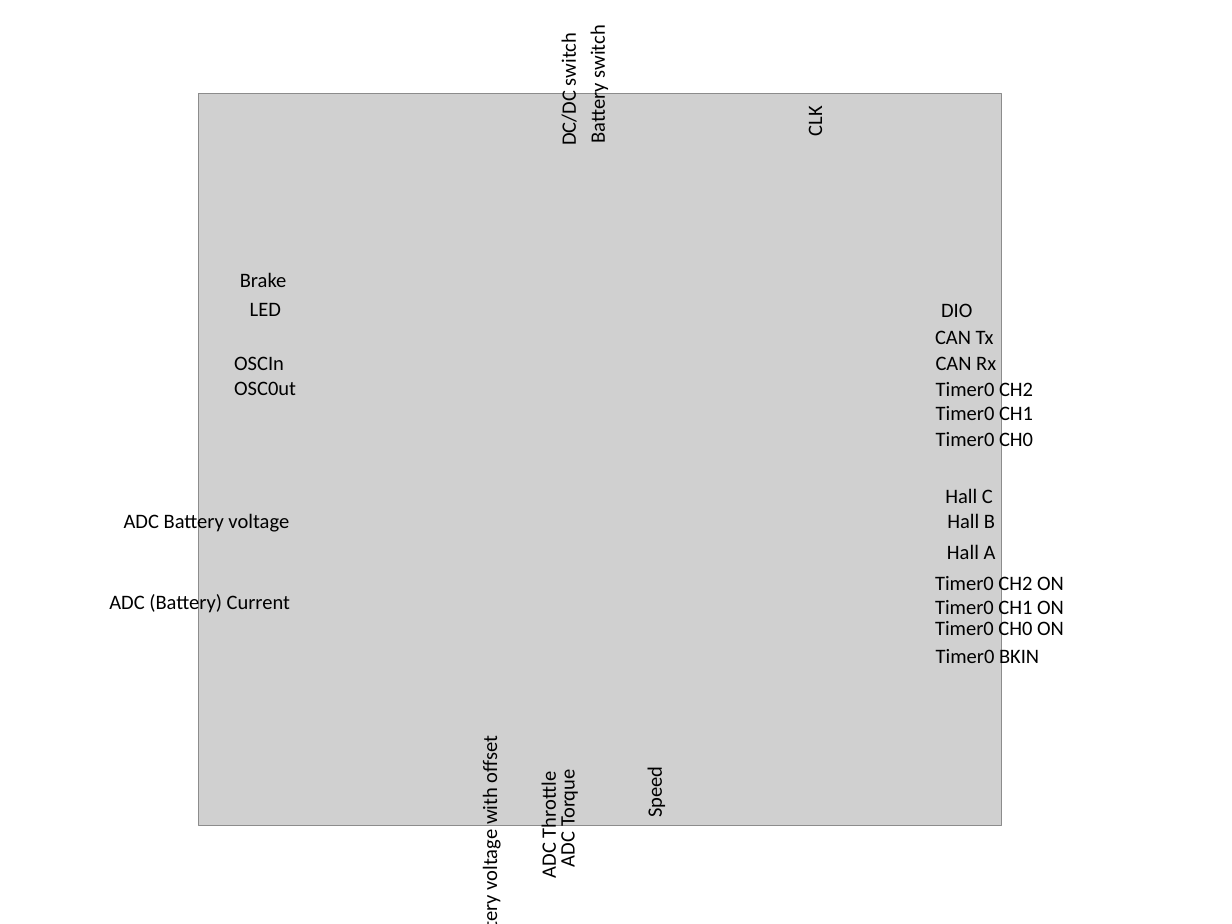
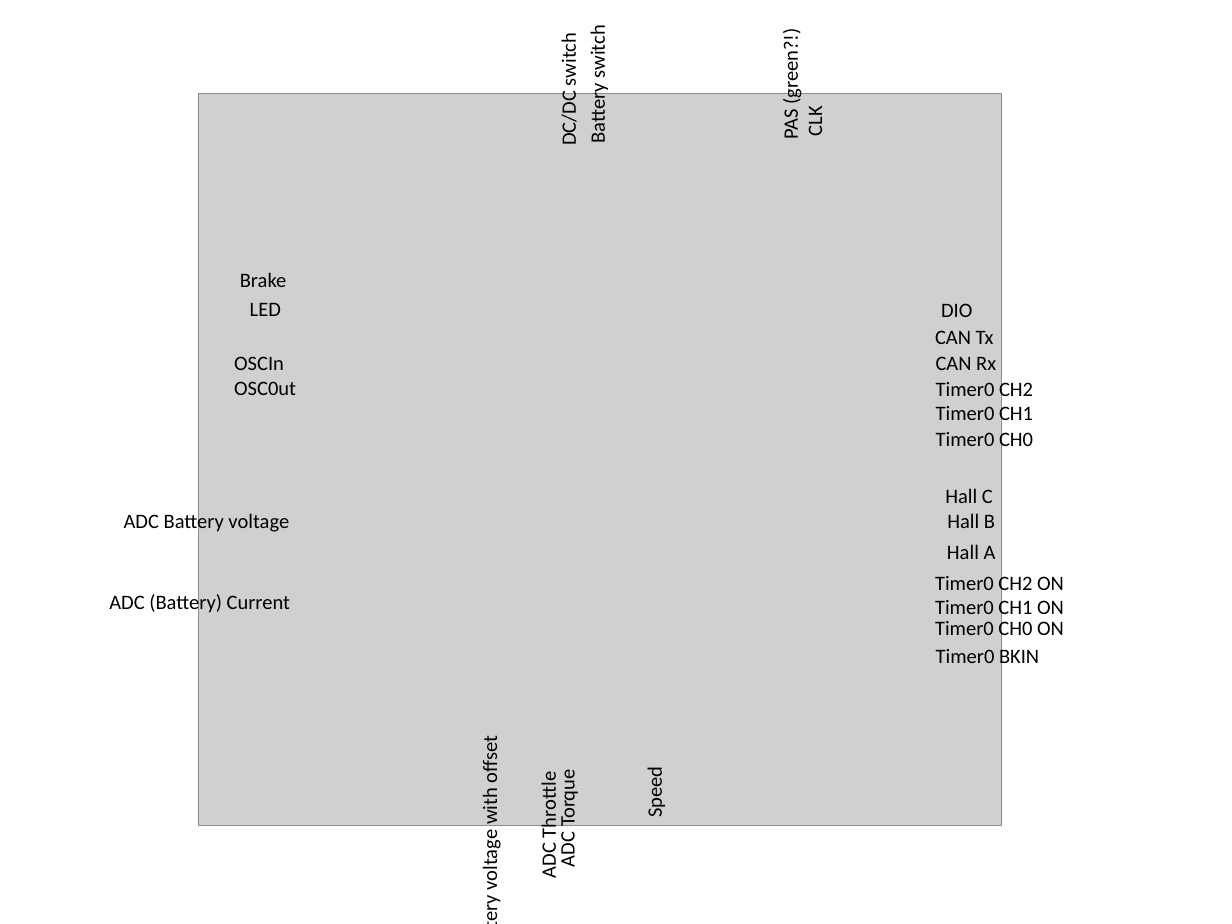
Before and after one commit to stancecoke/BAFANG_HUB_GD32F303RCT6, a slide deck: slide 1 of documentation/BANFANGHUB Pinout.pptx. Drawn at 1232x924 pixels with LibreOffice and Linux fonts; fonts in the diff are those of the drawing; grey boxes stand for pictures. Boxes give left, top, right and bottom in pixels: in the first picture for what was removed or moved away, otherwise in the second. Text is boxed around its words. In the diff, an @@ line names an element or a change of style, - is before the commit and + after.

Commit message:
torquesensor green wire pin

```diff
--- a/documentation/BANFANGHUB Pinout.pptx
+++ b/documentation/BANFANGHUB Pinout.pptx
@@ text added at [778, 36, 803, 138], 12 pt, text #000000 @@
+PAS (green?!)
```
Also in this commit, not shown: 3 other files.
